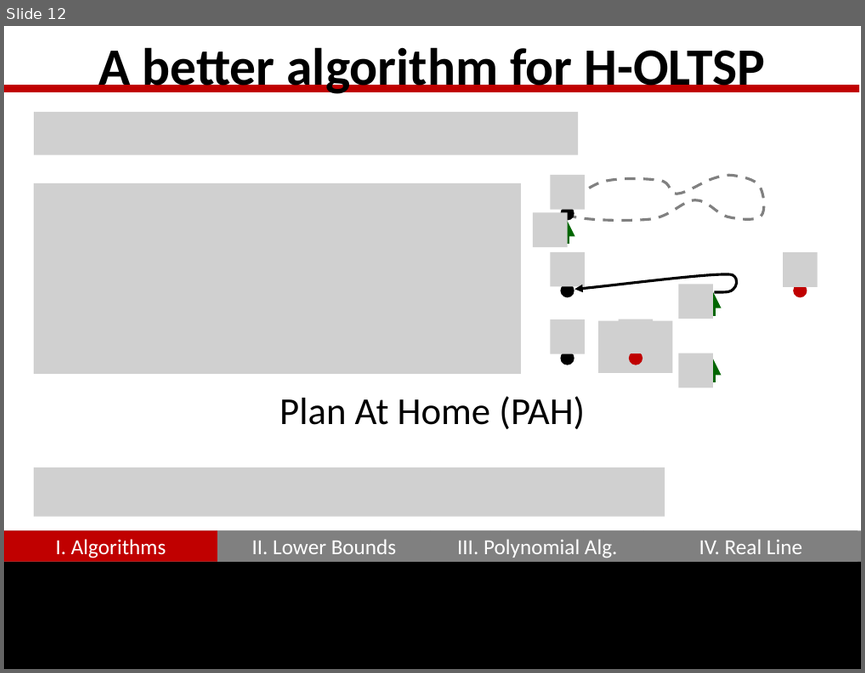
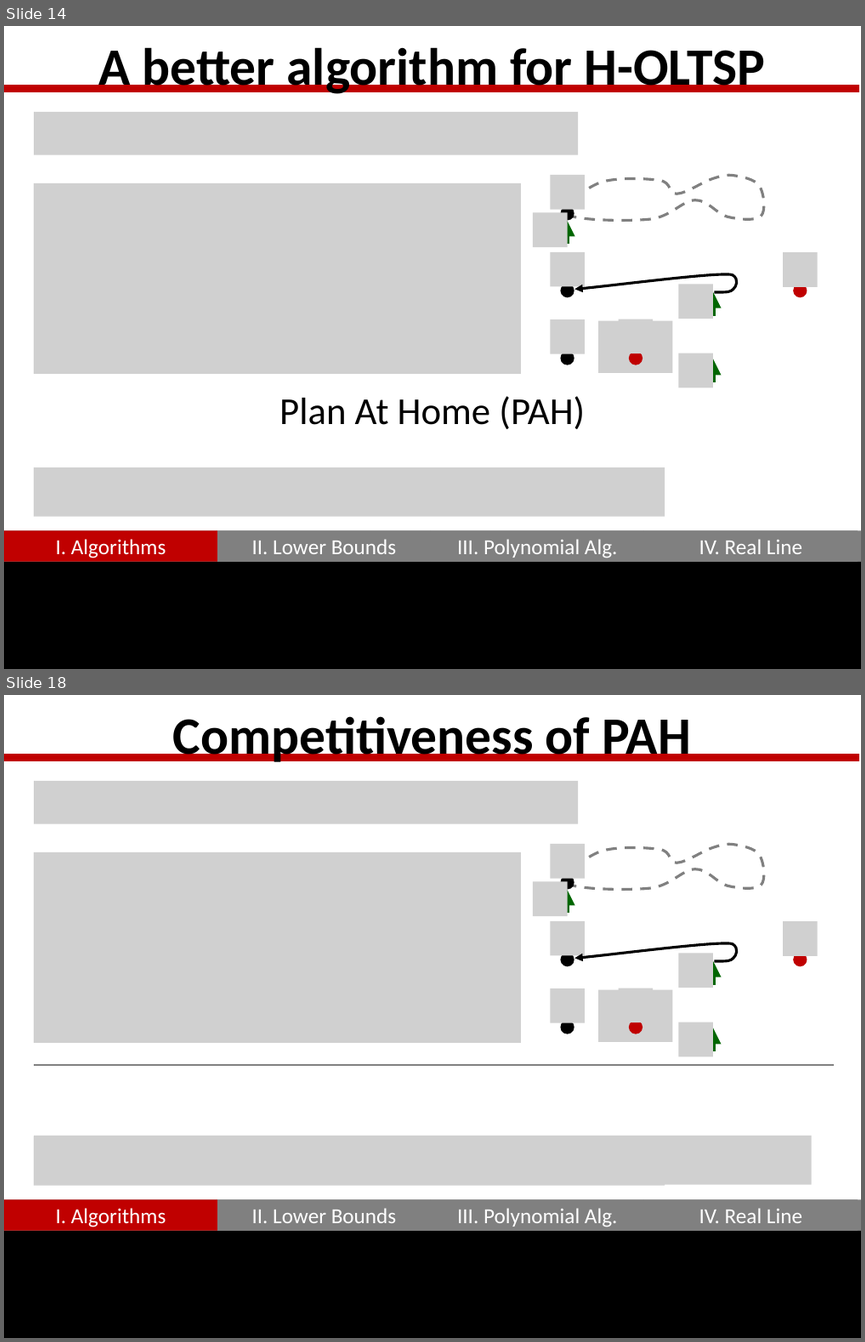
Before and after one commit to GraffL/talk-online-tsp, a slide deck: Präsentation43.pptx. Shown one above the other, each under a label of ours: slide 12 before the commit, slides 14 and 18 after it; the slides between them are not shown. The pictures are 865x673 and 865x1342 pixels, drawn with LibreOffice and Linux fonts; fonts in the diff are those of the drawing; grey boxes stand for pictures. Boxes give left, top, right and bottom in pixels: in the first picture for what was removed or moved away, otherwise in the second. Text is boxed around its words. In the diff, an @@ line names an element or a change of style, - is before the commit and + after.

```diff
--- a/Präsentation43.pptx
+++ b/Präsentation43.pptx
@@ slide 18 added at (4,695,861,1338), background #FFFFFF; not listed: 11 template elements that a slide beside it also shows @@
@@ title added at (173,716,691,762), 44 pt, text #000000, bold @@
+Competitiveness of PAH
@@ picture added at (34,781,578,823) @@
@@ freeform shape added at (566,844,764,890), outline #808080 2.25 pt dashed @@
@@ picture added at (34,852,521,1043) @@
@@ group added at (533,844,584,916): 2 pictures, 1 ellipse, 1 arrow @@
@@ picture added at (783,921,817,955) @@
@@ freeform shape added at (574,943,737,961), outline #000000 2.25 pt @@
@@ group added at (550,921,713,987): 2 pictures, 1 ellipse, 1 arrow @@
@@ ellipse added at (793,953,806,967), fill #C00000 @@
@@ picture added at (599,990,673,1042) @@
@@ picture added at (619,988,653,1022) @@
@@ ellipse added at (629,1020,642,1033), fill #C00000 @@
@@ group added at (550,988,713,1056): 2 pictures, 1 ellipse, 1 arrow @@
@@ line added from (34, 1064) to (834, 1064), #808080 1 pt @@
@@ picture added at (34,1136,664,1185) @@
@@ picture added at (34,1135,812,1185) @@
@@ what was slide 12 is now slide 14 @@
```
Also in this commit, not shown: 5 slides changed, 3 other slides added, 1 slide removed.
